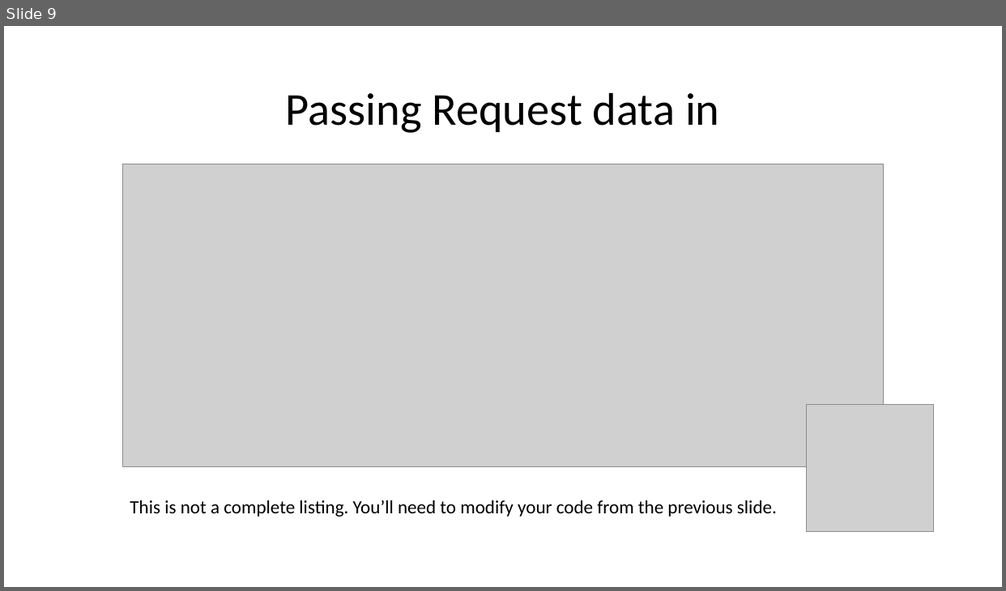
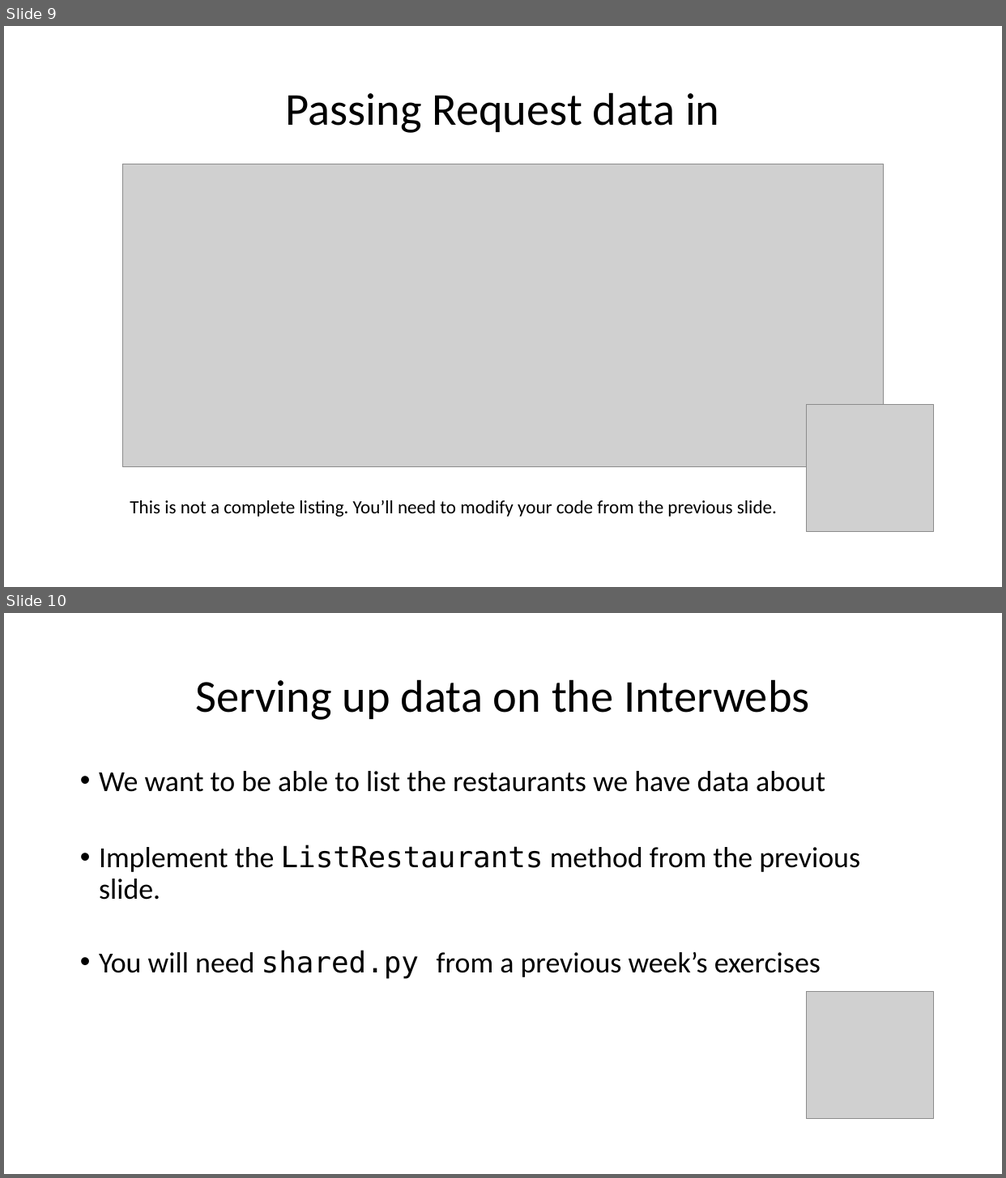
Before and after one commit to wilkotom/python_examples, a slide deck: Python Level 2/Lesson 6/Session 6.pptx. Shown one above the other, each under a label of ours: slide 9 before the commit, slides 9 and 10 after it. The pictures are 1006x591 and 1006x1178 pixels, drawn with LibreOffice and Linux fonts; fonts in the diff are those of the drawing; grey boxes stand for pictures. Boxes give left, top, right and bottom in pixels: in the first picture for what was removed or moved away, otherwise in the second. Text is boxed around its words. In the diff, an @@ line names an element or a change of style, - is before the commit and + after.

Commit message:
Making the exercise explicit

```diff
--- a/Python Level 2/Lesson 6/Session 6.pptx
+++ b/Python Level 2/Lesson 6/Session 6.pptx
@@ slide 10 added at (4, 613, 1002, 1174), background #FFFFFF @@
@@ title added at (195, 679, 809, 720), 44 pt, text #000000 @@
+Serving up data on the Interwebs
@@ text added at (99, 771, 860, 979), 28 pt, text #000000 @@
+• We want to be able to list the restaurants we have data about
+• Implement the ListRestaurants method from the previous slide.
+• You will need shared.py from a previous week’s exercises
@@ picture added at (807, 992, 934, 1119) @@
```
Also in this commit, not shown: 2 slides changed.
